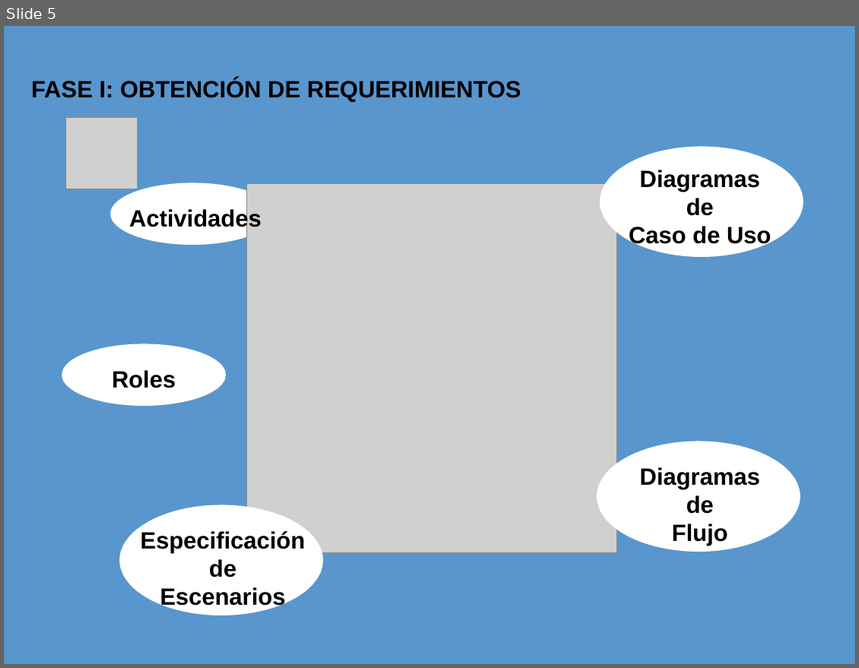
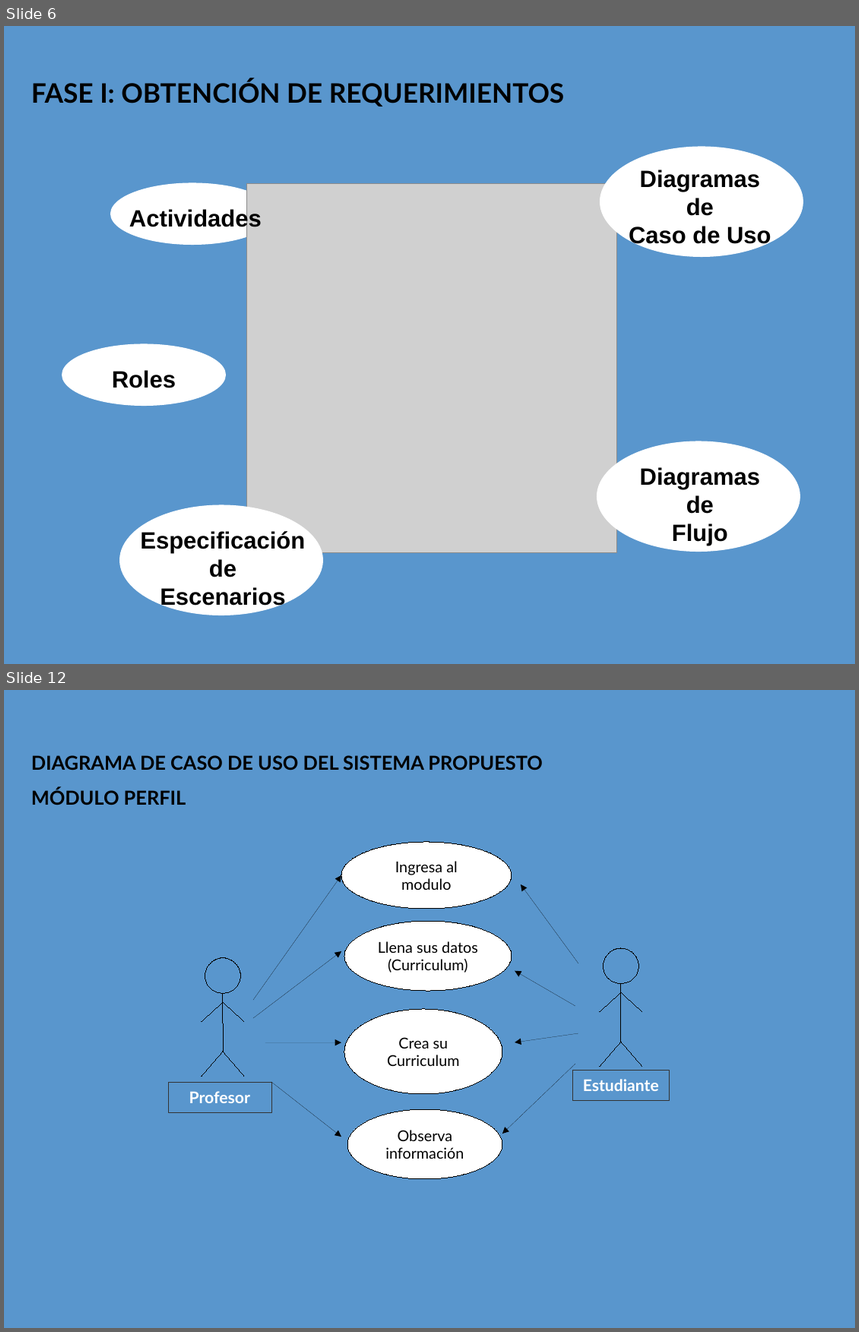
Before and after one commit to heric1812/eduais-proyecto-investigacion, a slide deck: diapositivas/PGrado2_Presentación.odp. Shown one above the other, each under a label of ours: slide 5 before the commit, slides 6 and 12 after it; the slides between them are not shown. The pictures are 859x668 and 859x1332 pixels, drawn with LibreOffice and Linux fonts; fonts in the diff are those of the drawing; grey boxes stand for pictures. Boxes give left, top, right and bottom in pixels: in the first picture for what was removed or moved away, otherwise in the second. Text is boxed around its words. In the diff, an @@ line names an element or a change of style, - is before the commit and + after.

```diff
--- a/diapositivas/PGrado2_Presentación.odp
+++ b/diapositivas/PGrado2_Presentación.odp
@@ slide 12 added at [4,690,855,1328], background #FFFFFF @@
@@ rectangle added at [4,690,855,1328], fill #5996CD @@
@@ text added at [31,755,543,805], 18 pt, text #000000, bold @@
+DIAGRAMA DE CASO DE USO DEL SISTEMA PROPUESTO
+MÓDULO PERFIL
@@ ellipse added at [341,842,512,910], fill #FFFFFF, outline #000000 0 pt, 14 pt, text #000000 @@
+Ingresa al
+modulo
@@ arrow added from (253, 1001) to (341, 875), #000000 0 pt @@
@@ arrow added from (579, 964) to (521, 885), #000000 0 pt @@
@@ ellipse added at [344,921,512,991], fill #FFFFFF, outline #000000 0 pt, 14 pt, text #000000 @@
+Llena sus datos
+(Curriculum)
@@ arrow added from (253, 1018) to (341, 952), #000000 0 pt @@
@@ arrow added from (576, 1006) to (515, 971), #000000 0 pt @@
@@ group added at [202,958,244,1076]: 5 lines, 1 ellipse @@
@@ group added at [601,948,643,1066]: 5 lines, 1 ellipse @@
@@ ellipse added at [344,1009,503,1094], fill #FFFFFF, outline #000000 0 pt, 14 pt, text #000000 @@
+Crea su
+Curriculum
@@ arrow added from (266, 1043) to (341, 1043), #000000 0 pt @@
@@ arrow added from (579, 1034) to (515, 1043), #000000 0 pt @@
@@ arrow added from (576, 1064) to (503, 1134), #000000 0 pt @@
@@ rectangle added at [572,1070,670,1100], outline #333333 0.51 pt, 15 pt, text #FFFFFF, bold @@
+Estudiante
@@ rectangle added at [168,1082,272,1113], outline #333333 0.51 pt, 15 pt, text #FFFFFF, bold @@
+Profesor
@@ arrow added from (272, 1082) to (341, 1137), #000000 0 pt @@
@@ ellipse added at [348,1110,503,1179], fill #FFFFFF, outline #000000 0 pt, 14 pt, text #000000 @@
+Observa
+información
@@ what was slide 5 is now slide 6 @@
@@ slide 6 changed as well @@
@@ text "FASE I: OBTENCIÓN DE REQUERIMIENTOS" at [31,80,564,107]: size 22 to 25 pt, font Arial to Lato @@
@@ picture removed at [66,117,138,189] @@
```
Also in this commit, not shown: 8 other slides changed, 6 other slides added, 38 other files.
